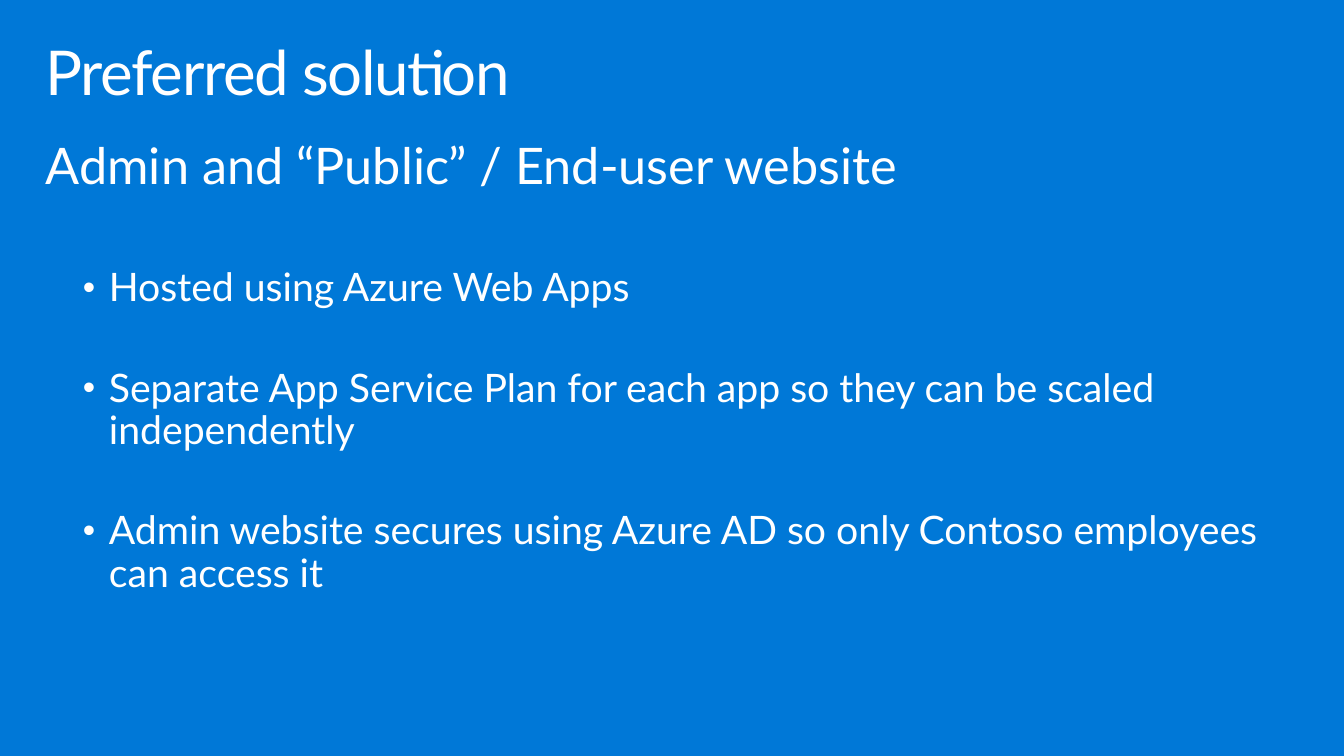
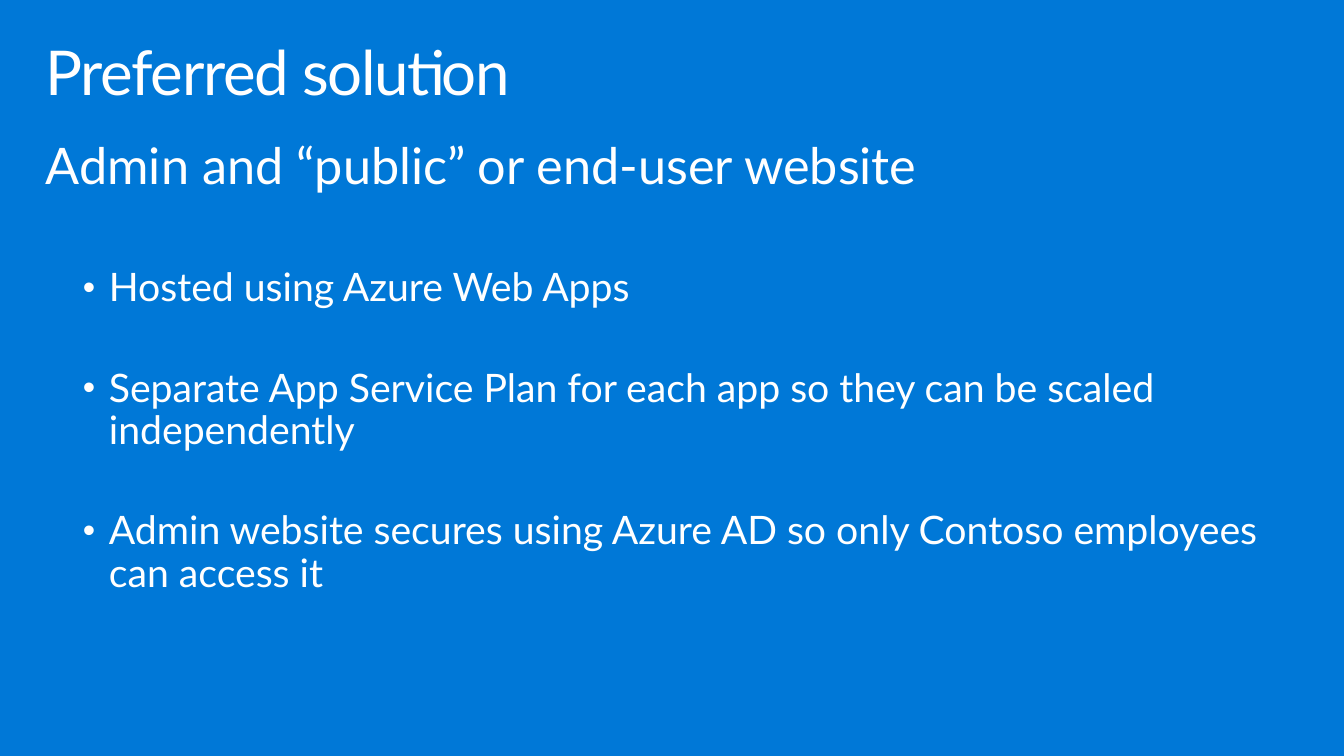
Before and after one commit to tebe372/MCW-Media-AI, a slide deck: slide 19 of WDS/Whiteboard design session trainer presentation - Media AI.pptx. Drawn at 1344x756 pixels with LibreOffice and Linux fonts; fonts in the diff are those of the drawing. Boxes give left, top, right and bottom in pixels: in the first picture for what was removed or moved away, otherwise in the second. Text is boxed around its words. In the diff, an @@ line names an element or a change of style, - is before the commit and + after.

```diff
--- a/WDS/Whiteboard design session trainer presentation - Media AI.pptx
+++ b/WDS/Whiteboard design session trainer presentation - Media AI.pptx
@@ text at [46,145,917,193]: text changed @@
-Admin and “Public” / End-user website
+Admin and “public” or end-user website
```
Also in this commit, not shown: 15 other slides changed, 2 other files.
